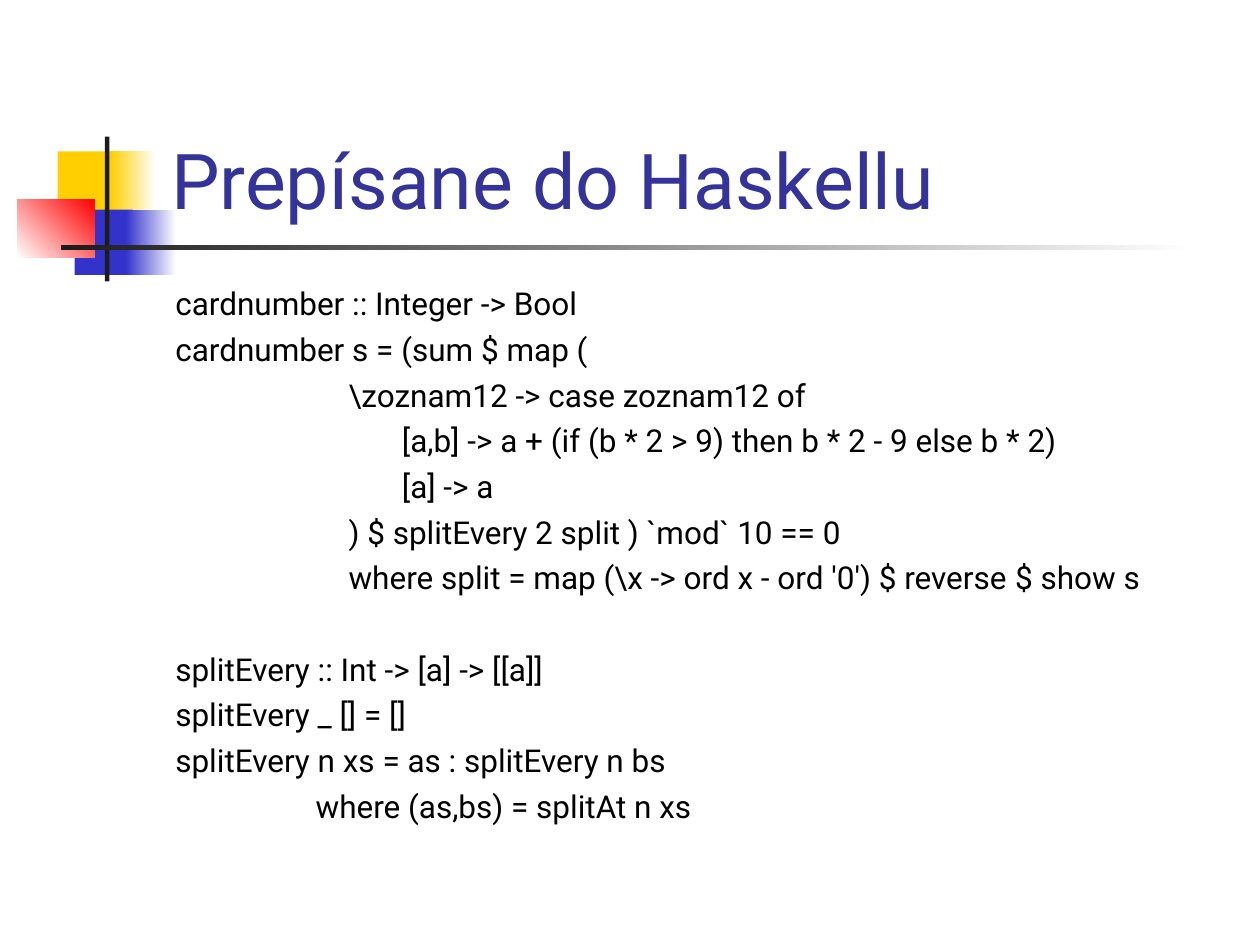
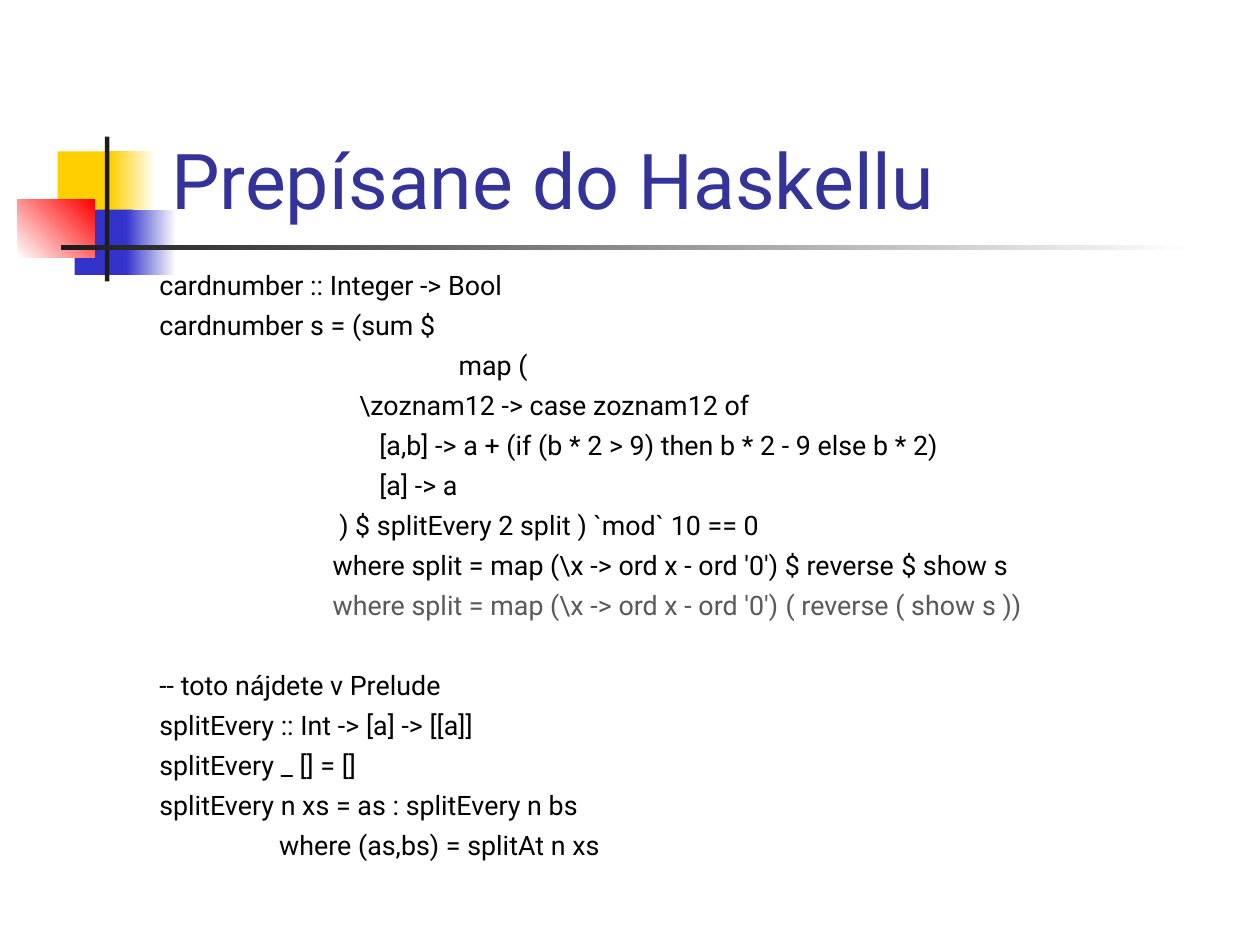
Before and after one commit to Funkcionalne/Prednasky, a slide deck: slide 3 of 02/02_intro.ppt. Drawn at 1260x945 pixels with LibreOffice and Linux fonts; fonts in the diff are those of the drawing. Boxes give left, top, right and bottom in pixels: in the first picture for what was removed or moved away, otherwise in the second. Text is boxed around its words. In the diff, an @@ line names an element or a change of style, - is before the commit and + after.

```diff
--- a/02/02_intro.ppt
+++ b/02/02_intro.ppt
@@ text "cardnumber :: Integer -> Bool": place and size @@
-text "cardnumber :: Integer -> Bool" at bbox=[175, 291, 1140, 825]
+text "cardnumber :: Integer -> Bool" at bbox=[159, 270, 1008, 861]
@@ text at bbox=[159, 270, 1008, 861]: size 18 to 15.3 pt in "cardnumber :: Integer -> Bool", "\zoznam12 -> case zoznam12 of", "[a,b] -> a + (if (b * ...", "[a] -> a" and 6 more places @@
@@ text at bbox=[159, 314, 512, 381]: text changed; size 18 to 15.3 pt @@
-cardnumber s = (sum $ map (
+cardnumber s = (sum $
+map (
@@ text at bbox=[181, 594, 996, 701]: paragraphs added @@
+where split = map (\x -> ord x - ord '0') ( reverse ( show s ))
+-- toto nájdete v Prelude
```
Also in this commit, not shown: 1 other slide changed, 1 slide added, 6 other files.
